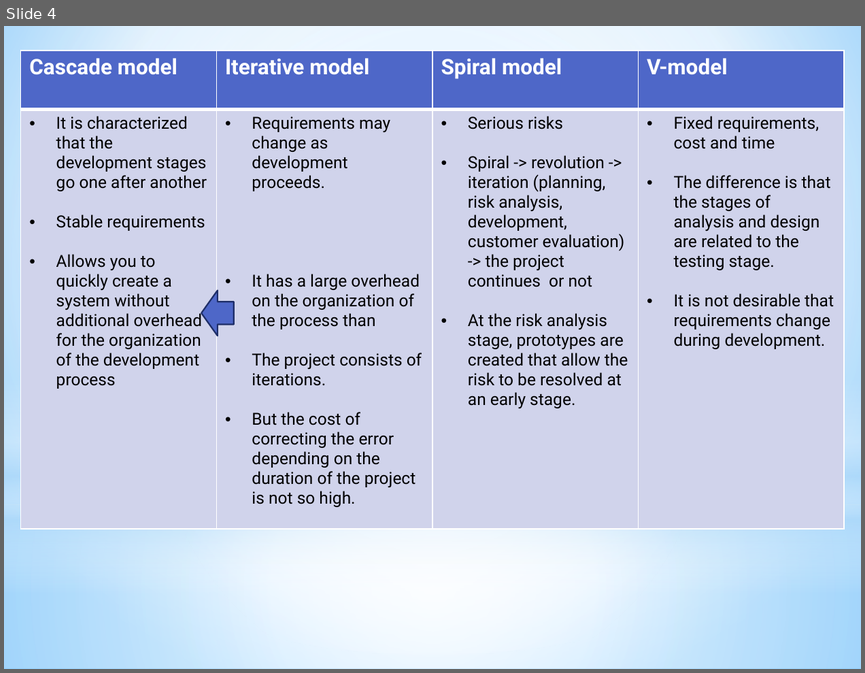
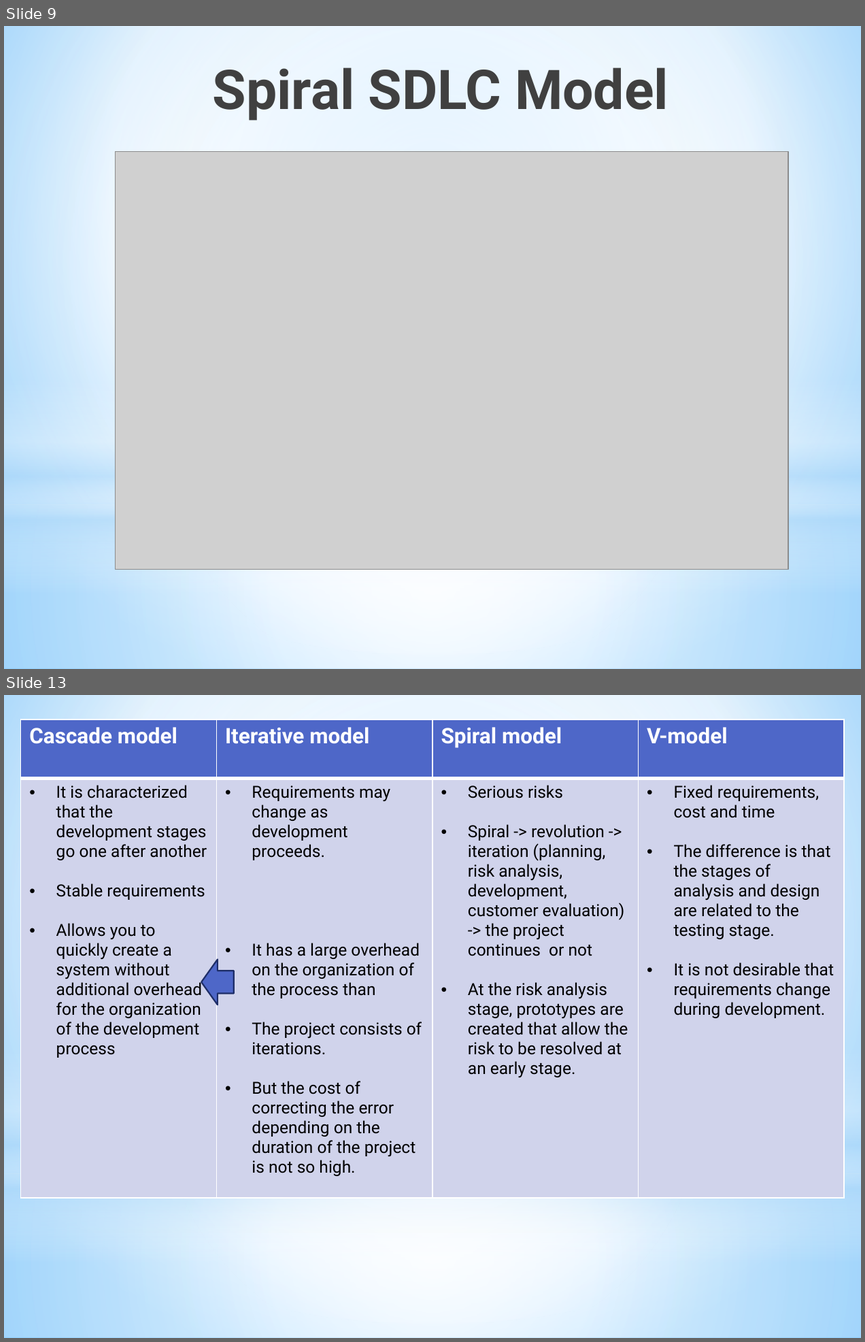
Before and after one commit to Olga-Ryma/HomeWorkTesting, a slide deck: Methodologies_Olga_Rymarchuk.pptx. Shown one above the other, each under a label of ours: slide 4 before the commit, slides 9 and 13 after it; the slides between them are not shown. The pictures are 865x673 and 865x1342 pixels, drawn with LibreOffice and Linux fonts; fonts in the diff are those of the drawing; grey boxes stand for pictures. Boxes give left, top, right and bottom in pixels: in the first picture for what was removed or moved away, otherwise in the second. Text is boxed around its words. In the diff, an @@ line names an element or a change of style, - is before the commit and + after.

Commit message:
Update Methodologies_Olga_Rymarchuk.pptx
added  list pluses and minuses  for every methodology
added content pictures

```diff
--- a/Methodologies_Olga_Rymarchuk.pptx
+++ b/Methodologies_Olga_Rymarchuk.pptx
@@ slide 9 added at (x1=4, y1=26, x2=861, y2=669), background gradient #9ED5FF to #FFFFFF to #5BB9FF; not listed: 4 template elements that a slide beside it also shows @@
@@ title added at (x1=213, y1=67, x2=668, y2=121), 46 pt, text gradient #000000 to #404040 to #212745, bold @@
+Spiral SDLC Model
@@ picture added at (x1=116, y1=152, x2=788, y2=569) @@
@@ what was slide 4 is now slide 13 @@
```
Also in this commit, not shown: 3 slides changed, 8 other slides added.
